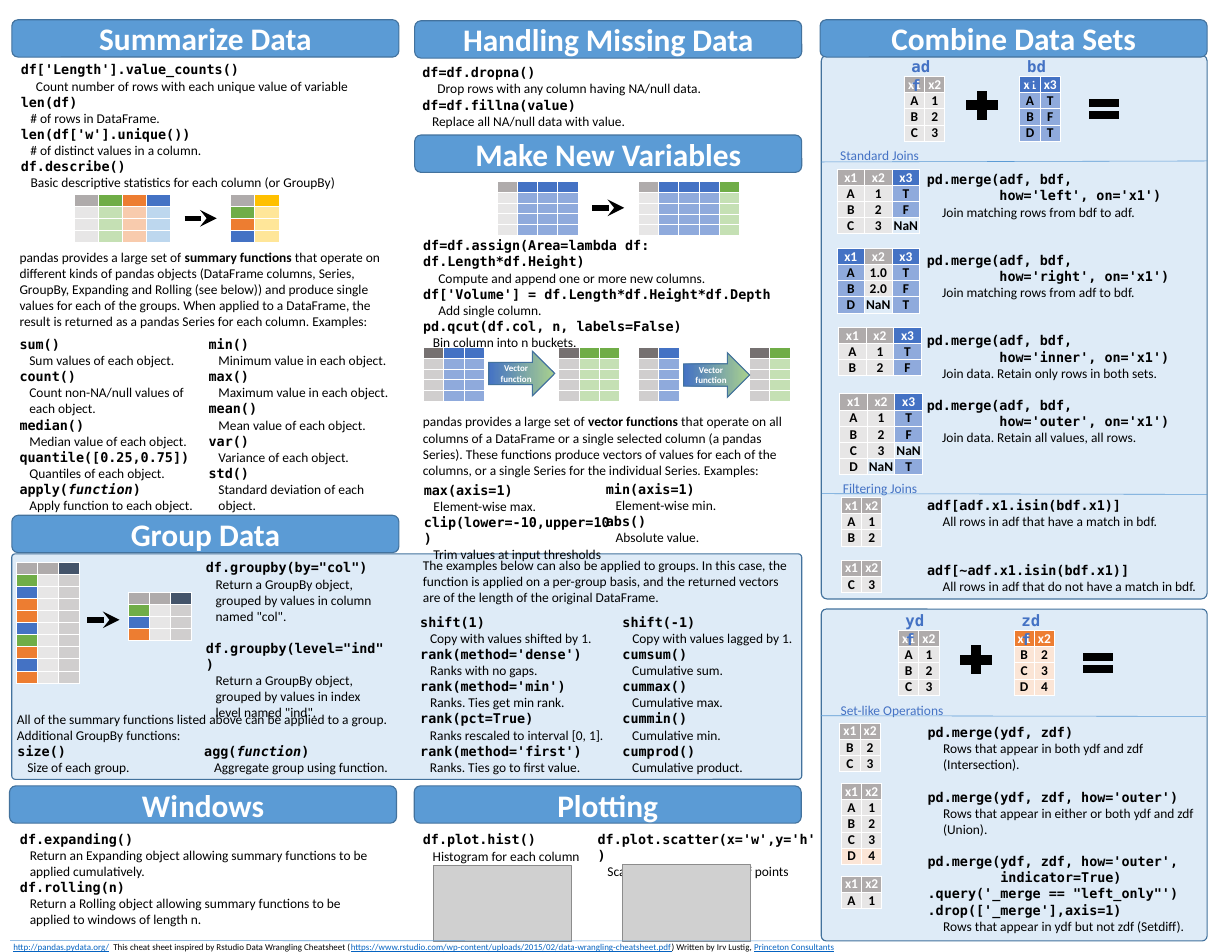
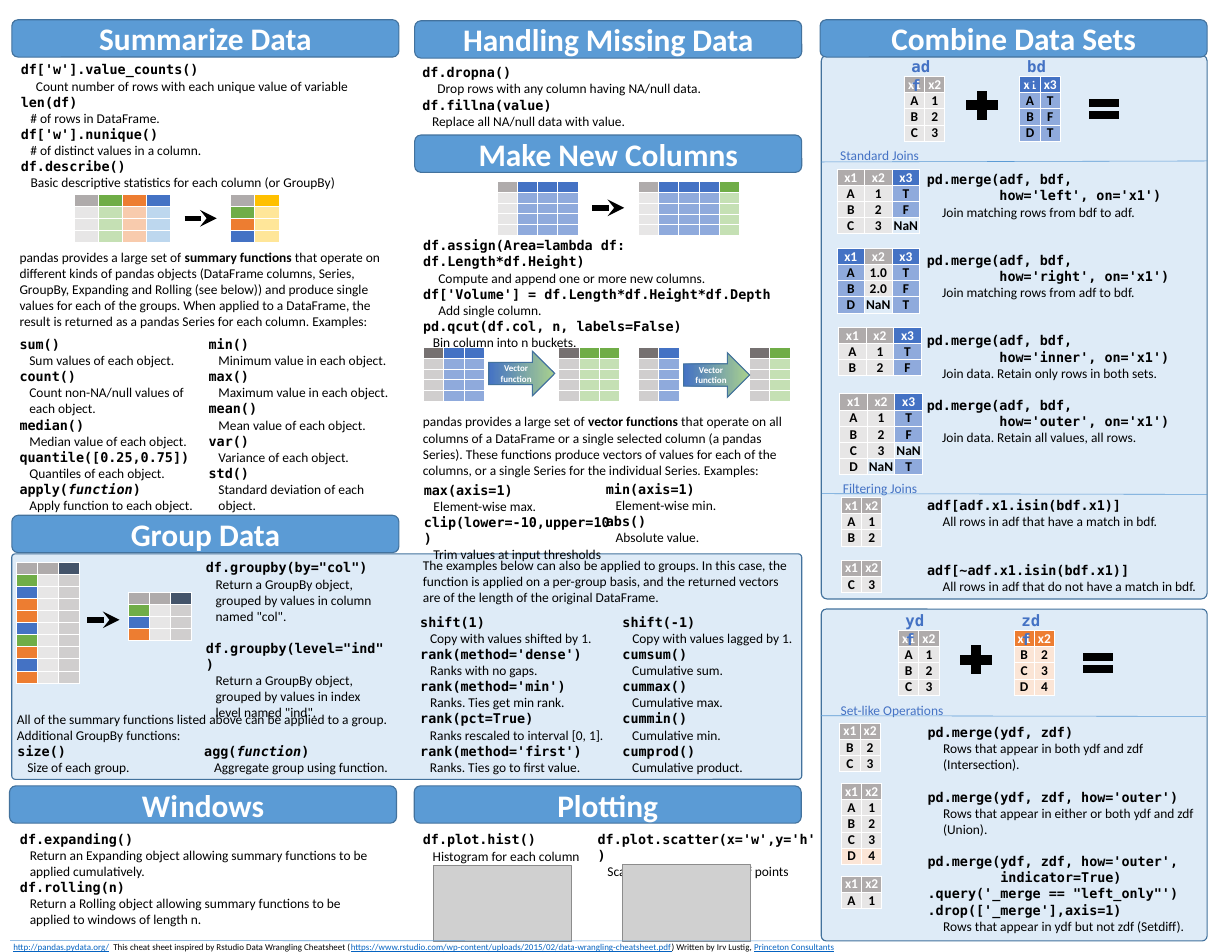
Before and after one commit to romnickmendozaramos-lab/transaction_data_processing, a slide deck: slide 2 of doc/cheatsheet/Pandas_Cheat_Sheet.pptx. Drawn at 1232x952 pixels with LibreOffice and Linux fonts; fonts in the diff are those of the drawing; grey boxes stand for pictures. Boxes give left, top, right and bottom in pixels: in the first picture for what was removed or moved away, otherwise in the second. Text is boxed around its words. In the diff, an @@ line names an element or a change of style, - is before the commit and + after.

```diff
--- a/doc/cheatsheet/Pandas_Cheat_Sheet.pptx
+++ b/doc/cheatsheet/Pandas_Cheat_Sheet.pptx
@@ text at <box>21,64,199,77</box>: text changed @@
-df['Length'].value_counts()
+df['w'].value_counts()
@@ text at <box>422,66,511,80</box>: text changed @@
-df=df.dropna()
+df.dropna()
@@ text at <box>422,99,551,112</box>: text changed @@
-df=df.fillna(value)
+df.fillna(value)
@@ text at <box>21,128,158,142</box>: text changed @@
-len(df['w'].unique())
+df['w'].nunique()
@@ text in rounded rectangle at <box>479,144,738,173</box>: text changed @@
-Make New Variables
+Make New Columns
@@ text at <box>423,239,625,269</box>: text changed @@
-df=df.assign(Area=lambda df: df.Length*df.Height)
+df.assign(Area=lambda df: df.Length*df.Height)
```
Also in this commit, not shown: 1 other slide changed, 1 other file.
